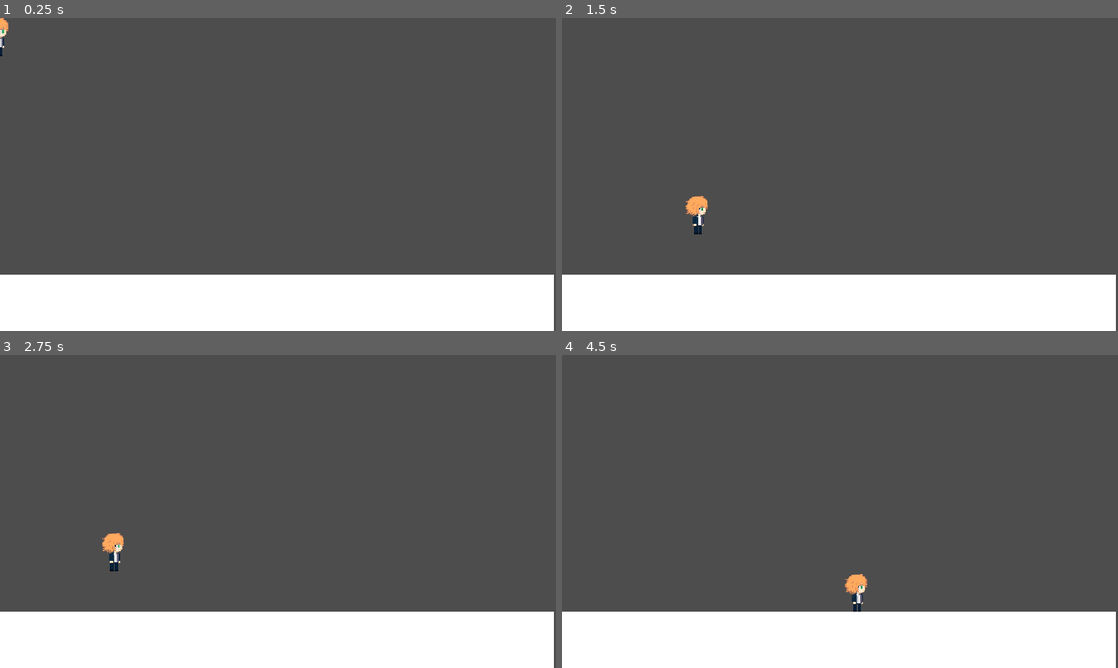
Above: before the commit, frames 1-4 (two rows, left to right).
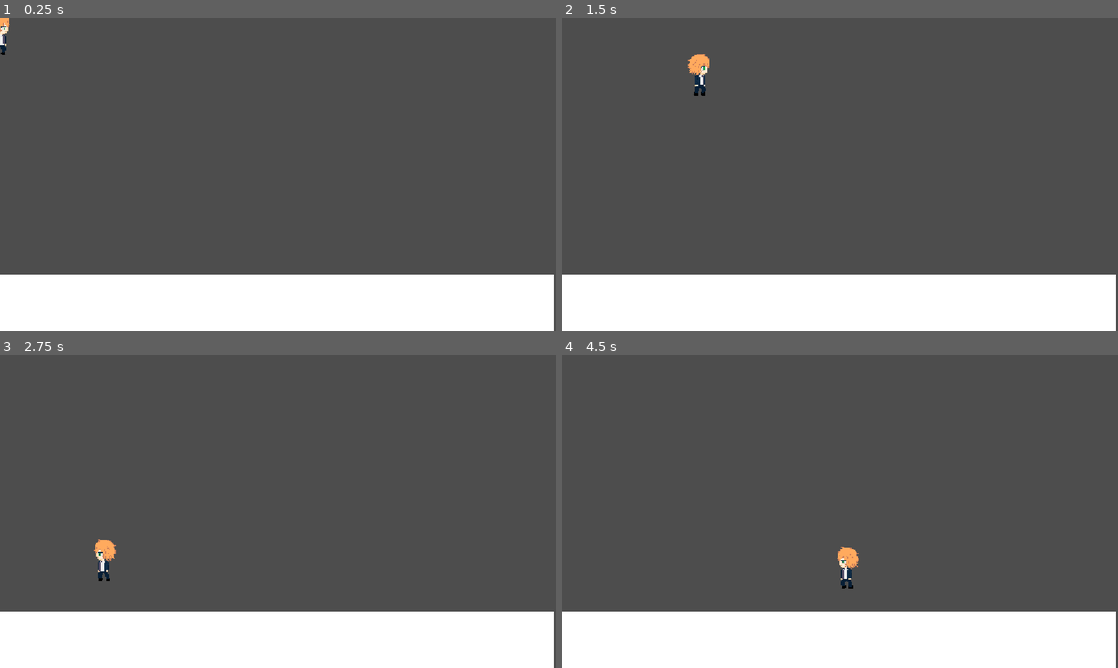
Above: after the commit, the same moments.

Repository: H1k4r1360/platformer-
Game: Godot game, scene res://main.tscn
The game is run twice, just before and just after one commit, with the same random seed, the same clock (stepped at 60 frames per second) and the same inputs.
Inputs:
- Up to frame 1 (0.25 s): no input
- Up to frame 2 (1.5 s): tap Enter (ui_accept) at 0.5, 0.6 s; hold D (right) from 0.53 s (still down); tap W (jump) at 0.77, 0.8, 1.07, 1.35 s
- Up to frame 3 (2.75 s): tap W (jump) at 1.52, 1.82, 2.3 s; tap Enter (ui_accept) at 1.55, 2.1 s; release D (right) at 2.03 s; hold A (left) from 2.03 s (still down)
- Up to frame 4 (4.5 s): release A (left) at 2.78 s; hold D (right) 2.78-4.28 s; tap Enter (ui_accept) at 2.85, 4.35 s; tap W (jump) at 3.02, 3.32, 3.6, 3.77, 4.07 s; hold A (left) from 4.28 s (still down)

The runs differ from the first frame. In frame 1, 0.1% of the frame differs, in the area x 0-2%, y 0-13%; in frame 2, 0.6%, in the area x 22-27%, y 11-70%; in frame 3, 0.5%; in frame 4, 0.6%.

Commit message:
Sprite 2, 3, walking, flip walking, double jump
Drew the walking end sprite and the middle sprite so it looks like he's moon walking, and double jump code

Diff:
--- a/scene/bartholomew.gd
+++ b/scene/bartholomew.gd
@@ -1,25 +1,37 @@
 extends CharacterBody2D
 
-
+@onready var animated_sprite=$CollisionShape2D/AnimatedSprite2D
 const SPEED = 300.0
 const JUMP_VELOCITY = -400.0
+var jump_count=0
 
 
 func _physics_process(delta: float) -> void:
 	# Add the gravity.
 	if not is_on_floor():
 		velocity += get_gravity() * delta
+	else:
+		jump_count=0
 
 	# Handle jump.
-	if Input.is_action_just_pressed("jump") and is_on_floor():
+	if Input.is_action_just_pressed("ui_accept") and jump_count<2:
+		jump_count+=1
 		velocity.y = JUMP_VELOCITY
+
+
 
 	# Get the input direction and handle the movement/deceleration.
 	# As good practice, you should replace UI actions with custom gameplay actions.
 	var direction := Input.get_axis("left", "right")
 	if direction:
 		velocity.x = direction * SPEED
+		animated_sprite.play("Walk")
+		if direction < 0:
+			print('test')
+			animated_sprite.flip_h= 1
+		if direction > 0:
+			animated_sprite.flip_h = 0
 	else:
 		velocity.x = move_toward(velocity.x, 0, SPEED)
-
+	print(direction)
 	move_and_slide()
--- a/script/bartholomew.tscn
+++ b/script/bartholomew.tscn
@@ -1,11 +1,13 @@
 [gd_scene format=3 uid="uid://2q3mid8rw2p7"]
 
 [ext_resource type="Texture2D" uid="uid://bu2t2mav2mqy2" path="res://assets/sprite 1- Ryder.png" id="1_8jme2"]
+[ext_resource type="Texture2D" uid="uid://cau077kq04td0" path="res://assets/sprite 2- Ryder.png" id="2_at1sx"]
+[ext_resource type="Texture2D" uid="uid://clq7mel3athc7" path="res://assets/sprite 3- Ryder.png" id="2_egm3o"]
 
 [sub_resource type="GDScript" id="GDScript_dmdy3"]
 script/source = "extends CharacterBody2D
 
-
+@onready var animated_sprite=$AnimatedSprite2D
 const SPEED = 300.0
 const JUMP_VELOCITY = -400.0
 
@@ -21,17 +23,40 @@
 
 	# Get the input direction and handle the movement/deceleration.
 	# As good practice, you should replace UI actions with custom gameplay actions.
-	var direction := Input.get_axis(\"ui_left\", \"ui_right\")
+	var direction := Input.get_axis(\"left\", \"right\")
 	if direction:
 		velocity.x = direction * SPEED
+		animated_sprite.play(\"Walk\")
+		if direction < 0:
+			print('test')
+			animated_sprite.flip_h= 1
+		if direction > 0:
+			animated_sprite.flip_h = 0
 	else:
 		velocity.x = move_toward(velocity.x, 0, SPEED)
-
+	print(direction)
 	move_and_slide()
 "
 
 [sub_resource type="RectangleShape2D" id="RectangleShape2D_xrivr"]
 size = Vector2(105, 92)
+
+[sub_resource type="SpriteFrames" id="SpriteFrames_xrivr"]
+animations = [{
+"frames": [{
+"duration": 1.0,
+"texture": ExtResource("1_8jme2")
+}, {
+"duration": 1.0,
+"texture": ExtResource("2_egm3o")
+}, {
+"duration": 1.0,
+"texture": ExtResource("2_at1sx")
+}],
+"loop": 1,
+"name": &"Walk",
+"speed": 5.0
+}]
 
 [node name="Bartholomew" type="CharacterBody2D" unique_id=1456885540]
 script = SubResource("GDScript_dmdy3")
@@ -40,7 +65,10 @@
 position = Vector2(-4.5, -1)
 shape = SubResource("RectangleShape2D_xrivr")
 
-[node name="Icon" type="Sprite2D" parent="." unique_id=581571773]
-position = Vector2(-15.000001, 32.000004)
-scale = Vector2(0.8728515, 0.78632784)
-texture = ExtResource("1_8jme2")
+[node name="AnimatedSprite2D" type="AnimatedSprite2D" parent="CollisionShape2D" unique_id=1435821041]
+texture_filter = 1
+position = Vector2(-6.500002, 29)
+scale = Vector2(0.85499996, 0.8550001)
+sprite_frames = SubResource("SpriteFrames_xrivr")
+animation = &"Walk"
+autoplay = "Walk"
Binary file added: assets/sprite 2- Ryder.png
Not shown, added: assets/sprite 2- Ryder.png.import
Binary file added: assets/sprite 3- Ryder.png
Not shown, added: assets/sprite 3- Ryder.png.import
